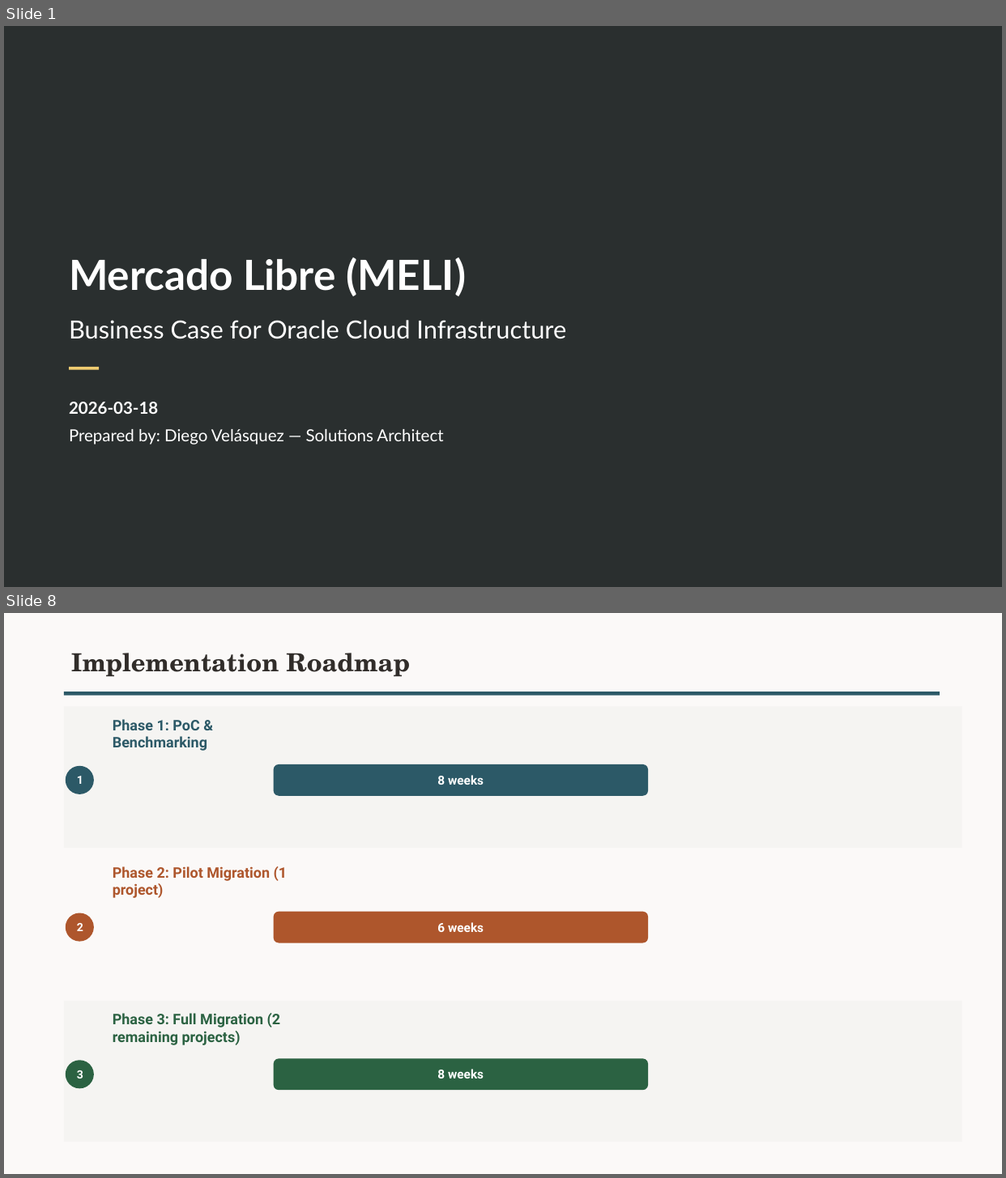
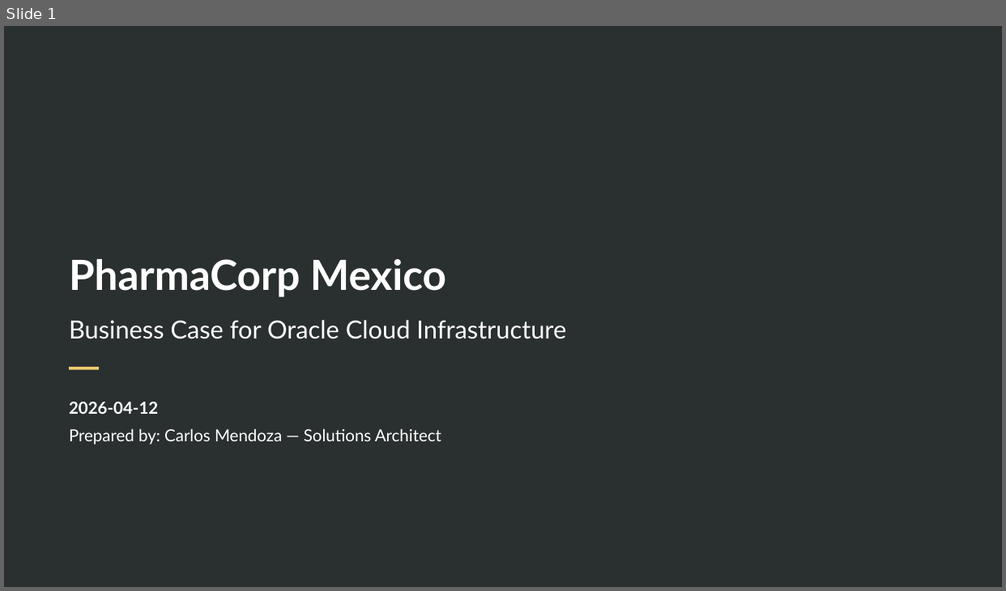
Before and after one commit to Diegoecab/oci-deal-accelerator, a slide deck: examples/output-demo-pharma-mx/opt08-business-case.pptx. Shown one above the other, each under a label of ours: slides 1 and 8 before the commit, slide 1 after it; the slides between them are not shown. The pictures are 1006x1178 and 1006x591 pixels, drawn with LibreOffice and Linux fonts; fonts in the diff are those of the drawing; background and template pictures are left out. Boxes give left, top, right and bottom in pixels: in the first picture for what was removed or moved away, otherwise in the second. Text is boxed around its words. In the diff, an @@ line names an element or a change of style, - is before the commit and + after.

```diff
--- a/examples/output-demo-pharma-mx/opt08-business-case.pptx
+++ b/examples/output-demo-pharma-mx/opt08-business-case.pptx
@@ slide 8 removed at bbox=[4, 613, 1002, 1174], background #FBF9F8 @@
@@ text removed at bbox=[71, 653, 410, 677] @@
-Implementation Roadmap
@@ rectangle removed at bbox=[64, 692, 940, 696] @@
@@ rectangle removed at bbox=[64, 707, 962, 848] @@
@@ text removed at bbox=[113, 719, 207, 751] @@
-Phase 1: PoC & Benchmarking
@@ ellipse removed at bbox=[66, 766, 94, 794] @@
-1
@@ rounded rectangle removed at bbox=[274, 764, 648, 796] @@
-8 weeks
@@ text removed at bbox=[113, 867, 288, 898] @@
-Phase 2: Pilot Migration (1 project)
@@ ellipse removed at bbox=[66, 914, 94, 942] @@
-2
@@ rounded rectangle removed at bbox=[274, 912, 648, 943] @@
-6 weeks
@@ rectangle removed at bbox=[64, 1001, 962, 1142] @@
@@ text removed at bbox=[113, 1013, 281, 1046] @@
-Phase 3: Full Migration (2 remaining projects)
@@ ellipse removed at bbox=[66, 1061, 94, 1089] @@
-3
@@ rounded rectangle removed at bbox=[274, 1059, 648, 1091] @@
-8 weeks
@@ slide 1 changed as well @@
@@ title at bbox=[69, 259, 446, 297]: text changed @@
-Mercado Libre (MELI)
+PharmaCorp Mexico
@@ text at bbox=[69, 402, 158, 414]: text changed @@
-2026-03-18
+2026-04-12
@@ text at bbox=[69, 429, 441, 445]: text changed @@
-Prepared by: Diego Velásquez — Solutions Architect
+Prepared by: Carlos Mendoza — Solutions Architect
```
Also in this commit, not shown: 2 other slides changed, 6 slides added, 6 other slides removed, 4 other files.
